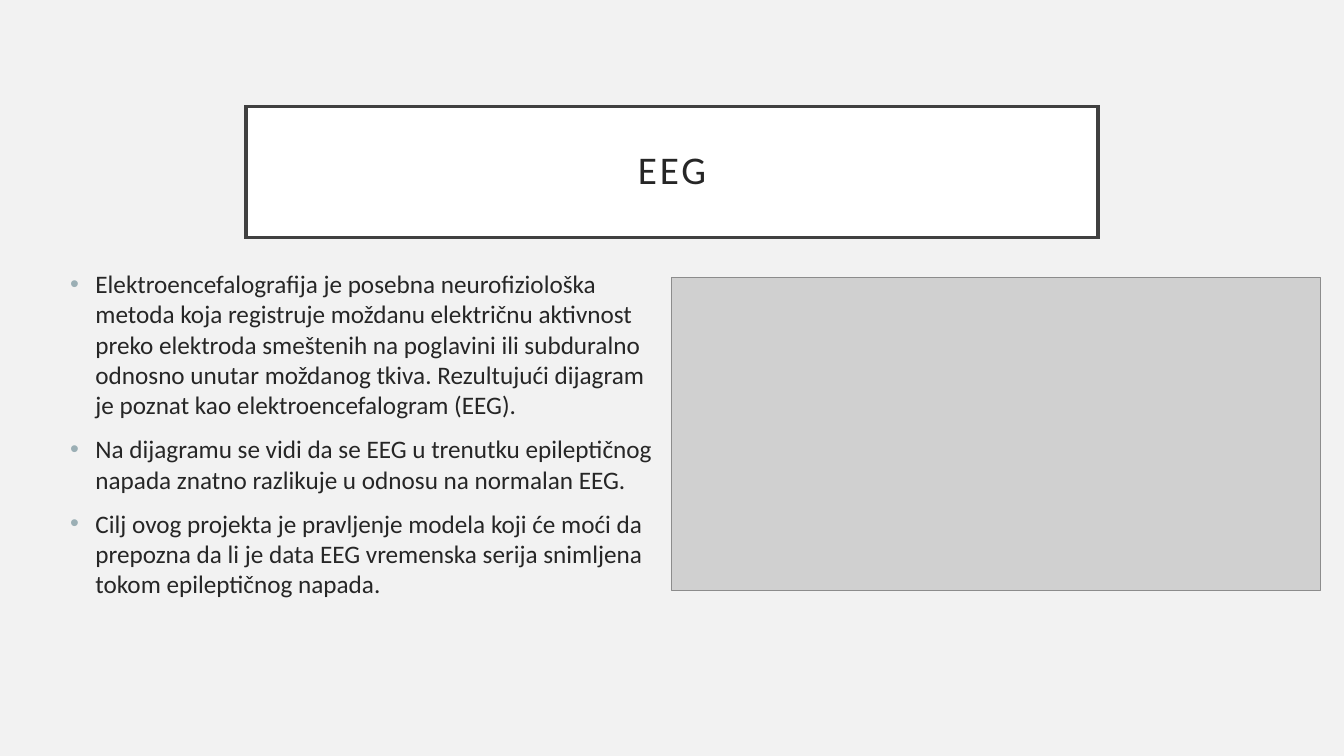
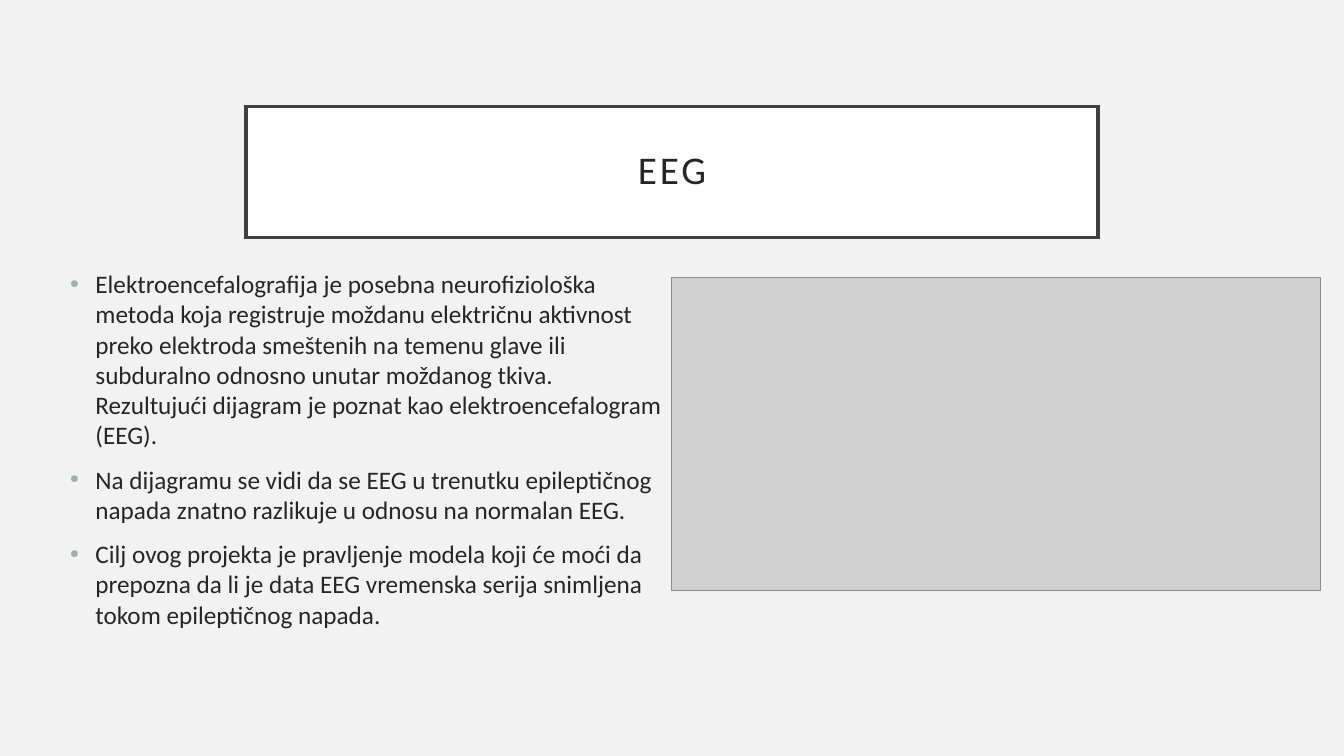
Before and after one commit to mijatkrivokapic/Epileptic-Seizure-Recognition, a slide deck: slide 2 of Detekcija epileptičnih napada pomoću EEG vremenske serije.pptx. Drawn at 1344x756 pixels with LibreOffice and Linux fonts; fonts in the diff are those of the drawing; grey boxes stand for pictures. Boxes give left, top, right and bottom in pixels: in the first picture for what was removed or moved away, otherwise in the second. Text is boxed around its words. In the diff, an @@ line names an element or a change of style, - is before the commit and + after.

Commit message:
update presentation

```diff
--- a/Detekcija epileptičnih napada pomoću EEG vremenske serije.pptx
+++ b/Detekcija epileptičnih napada pomoću EEG vremenske serije.pptx
@@ text at [95,275,661,448]: text changed @@
-• Elektroencefalografija je posebna neurofiziološka metoda koja registruje moždanu električnu aktivnost preko elektroda smeštenih na poglavini ili subduralno odnosno unutar moždanog tkiva. Rezultujući dijagram je poznat kao elektroencefalogram (EEG).
+• Elektroencefalografija je posebna neurofiziološka metoda koja registruje moždanu električnu aktivnost preko elektroda smeštenih na temenu glave ili subduralno odnosno unutar moždanog tkiva. Rezultujući dijagram je poznat kao elektroencefalogram (EEG).
```
Also in this commit, not shown: 6 other slides changed, 8 slides added, 4 slides removed, 1 other file.
